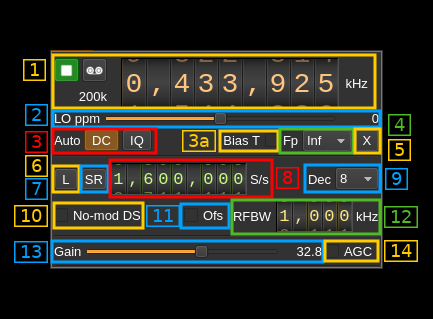
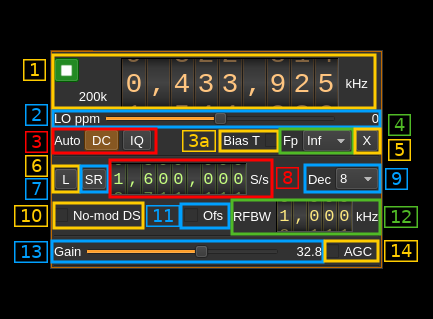
Layer changes from the first 433×319 image to the second:
added layer "Patch_03" above "patch_02" over bbox(82, 58, 107, 82)
